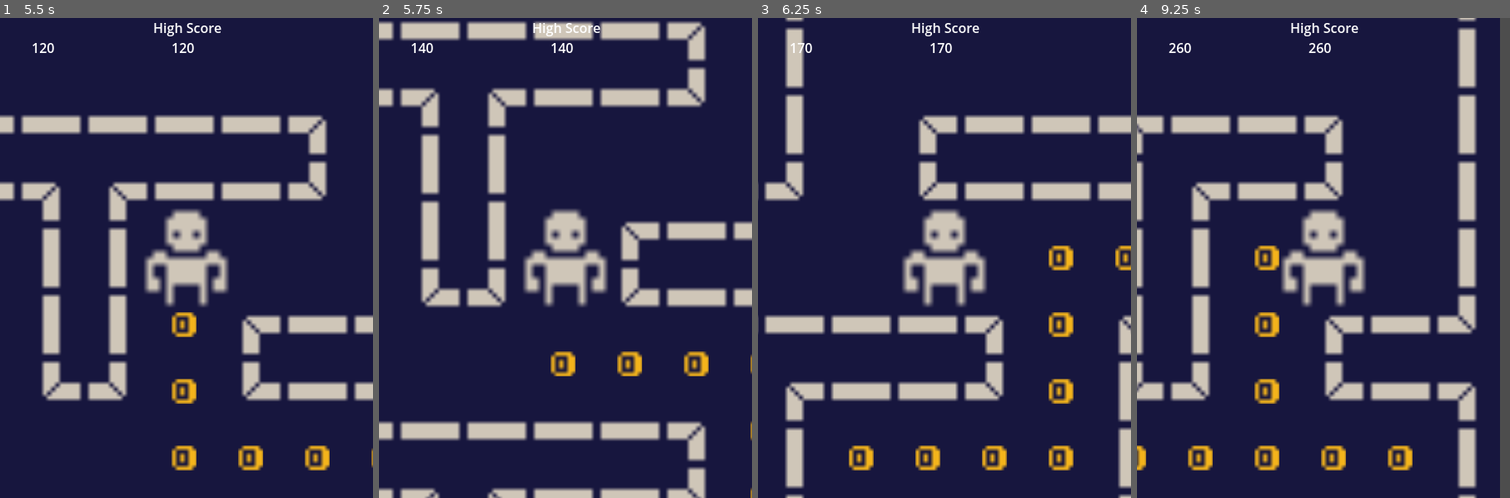
Above: before the commit, frames 1-4 (left to right).
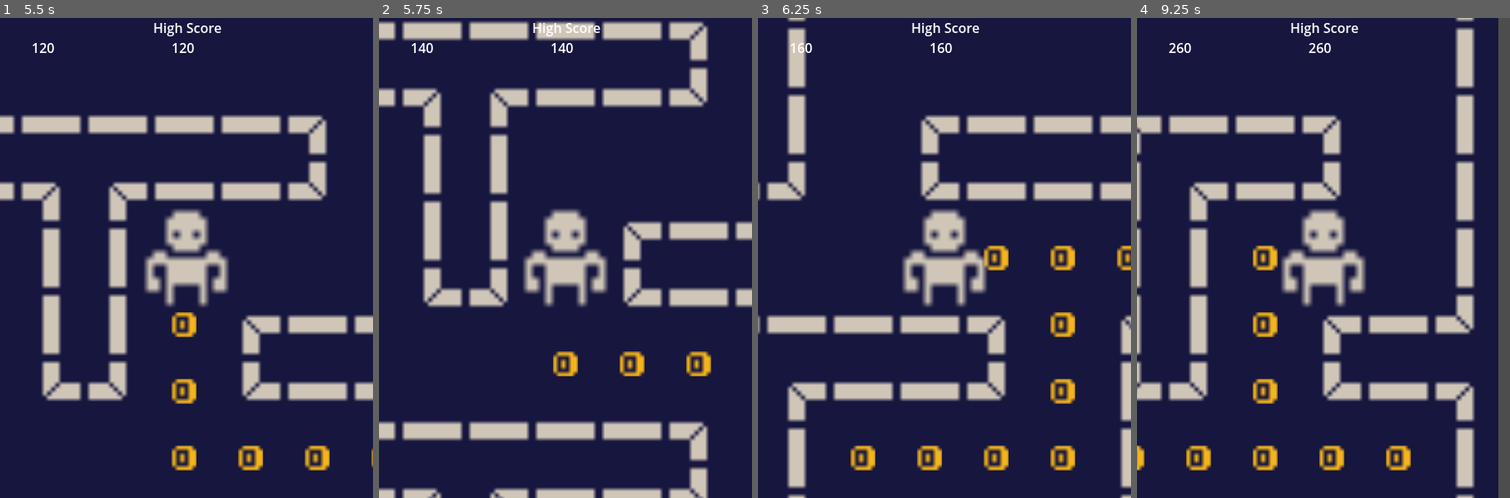
Above: after the commit, the same moments.

Repository: fredchien3/20-game-challenge
Game: Godot game, scene res://main.tscn
Same seed, same stepped clock (60 frames per second), same inputs: the game is played once before the commit and once after it.
Inputs:
- Up to frame 1 (5.5 s): tap Enter at 0.5 s; hold Right (move_right) 0.53-1.28 s; hold Down (move_down) 1.28-2.03 s; hold Right (move_right) 2.03-2.78 s; hold Up (move_up) 2.78-3.53 s; hold Left (move_left) 3.53-5.03 s; hold Down (move_down) from 5.03 s (still down)
- Up to frame 2 (5.75 s): keep holding Down (move_down)
- Up to frame 3 (6.25 s): release Down (move_down) at 5.78 s; hold Right (move_right) from 5.78 s (still down)
- Up to frame 4 (9.25 s): release Right (move_right) at 6.53 s; hold Up (move_up) 6.53-7.28 s; hold Right (move_right) 7.28-8.03 s; hold Down (move_down) 8.03-8.78 s; hold Left (move_left) from 8.78 s (still down)

Frame 1 is identical in both runs. In frame 2, 6.5% of the frame differs, in the area x 3-100%, y 0-100%; in frame 3, 6.1%; in frame 4, 7.8%, in the area x 0-98%, y 0-100%.

Commit message:
Refactor player movement code

Diff:
--- a/5--pac-man/player/player.gd
+++ b/5--pac-man/player/player.gd
@@ -5,7 +5,8 @@
 
 @onready var current_direction = null
 @onready var queued_direction = null
-@onready var feelers = {
+
+@onready var feelers: Dictionary[String, Area2D] = {
 	"up": $UpArea,
 	"down": $DownArea,
 	"left": $LeftArea,
@@ -18,69 +19,58 @@
 
 # Called every frame. 'delta' is the elapsed time since the previous frame.
 func _physics_process(delta: float) -> void:
-	if queued_direction && queued_direction != current_direction:
-		if feelers[queued_direction].get_overlapping_bodies().is_empty():
+	if (queued_direction and
+		queued_direction != current_direction and
+		can_move_towards(queued_direction)):
+			snap_to_grid()
 			current_direction = queued_direction
+			queued_direction = null
 
 	match current_direction:
 		"up":
-			if $UpArea.get_overlapping_bodies().is_empty():
+			if can_move_towards("up"):
 				position.y -= SPEED * delta
 			else:
 				snap_to_grid()
+				current_direction = null
 		"down":
-			if $DownArea.get_overlapping_bodies().is_empty():
+			if can_move_towards("down"):
 				position.y += SPEED * delta
 			else:
 				snap_to_grid()
+				current_direction = null
 		"left":
-			if $LeftArea.get_overlapping_bodies().is_empty():
+			if can_move_towards("left"):
 				position.x -= SPEED * delta
 			else:
 				snap_to_grid()
+				current_direction = null
 		"right":
-			if $RightArea.get_overlapping_bodies().is_empty():
+			if can_move_towards("right"):
 				position.x += SPEED * delta
 			else:
 				snap_to_grid()
+				current_direction = null
 		_:
 			pass
 
-	for body in $BodyArea.get_overlapping_bodies():
-		if body.is_in_group("walls"):
-			print('collision')
-			snap_to_grid()
-
 func _input(event):
-	if event.is_action_pressed("move_up"):
-		if $UpArea.get_overlapping_bodies().is_empty():
-			current_direction = "up"
-			queued_direction = null
-		else:
-			queued_direction = "up"
-	elif event.is_action_pressed("move_down"):
-		if $DownArea.get_overlapping_bodies().is_empty():
-			current_direction = "down"
-			queued_direction = null
-		else:
-			queued_direction = "down"
-	elif event.is_action_pressed("move_left"):
-		if $LeftArea.get_overlapping_bodies().is_empty():
-			current_direction = "left"
-			queued_direction = null
-		else:
-			queued_direction = "left"
-	elif event.is_action_pressed("move_right"):
-		if $RightArea.get_overlapping_bodies().is_empty():
-			current_direction = "right"
-			queued_direction = null
-		else:
-			queued_direction = "right"
+	if event.is_action_pressed("move_up") and current_direction != "up":
+		queued_direction = "up"
+	elif event.is_action_pressed("move_down") and current_direction != "down":
+		queued_direction = "down"
+	elif event.is_action_pressed("move_left") and current_direction != "left":
+		queued_direction = "left"
+	elif event.is_action_pressed("move_right") and current_direction != "right":
+		queued_direction = "right"
 
 func snap_to_grid():
 	position.x = snapped(position.x, TILE_SIZE / 2)
 	position.y = snapped(position.y, TILE_SIZE / 2)
 
+func can_move_towards(direction: String) -> bool:
+	return feelers[direction].get_overlapping_bodies().is_empty()
+
 func _on_body_area_area_entered(area: Area2D) -> void:
 	if area.is_in_group("dots"):
 		area.obtain()
--- a/5--pac-man/player/player.tscn
+++ b/5--pac-man/player/player.tscn
@@ -26,15 +26,15 @@
 script = ExtResource("1_rkbax")
 
 [node name="BodyArea" type="Area2D" parent="."]
+visible = false
 scale = Vector2(0.993953, 0.993953)
 collision_layer = 0
-collision_mask = 3
+collision_mask = 2
 
 [node name="CollisionShape2D" type="CollisionShape2D" parent="BodyArea"]
 shape = SubResource("RectangleShape2D_rkbax")
 
 [node name="UpArea" type="Area2D" parent="."]
-visible = false
 collision_layer = 0
 
 [node name="CollisionShape2D" type="CollisionShape2D" parent="UpArea"]
@@ -42,7 +42,6 @@
 shape = SubResource("RectangleShape2D_g1dw6")
 
 [node name="DownArea" type="Area2D" parent="."]
-visible = false
 collision_layer = 0
 
 [node name="CollisionShape2D" type="CollisionShape2D" parent="DownArea"]
@@ -50,7 +49,6 @@
 shape = SubResource("RectangleShape2D_yw30f")
 
 [node name="LeftArea" type="Area2D" parent="."]
-visible = false
 collision_layer = 0
 
 [node name="CollisionShape2D" type="CollisionShape2D" parent="LeftArea"]
@@ -58,7 +56,6 @@
 shape = SubResource("RectangleShape2D_qjkh3")
 
 [node name="RightArea" type="Area2D" parent="."]
-visible = false
 collision_layer = 0
 
 [node name="CollisionShape2D" type="CollisionShape2D" parent="RightArea"]
